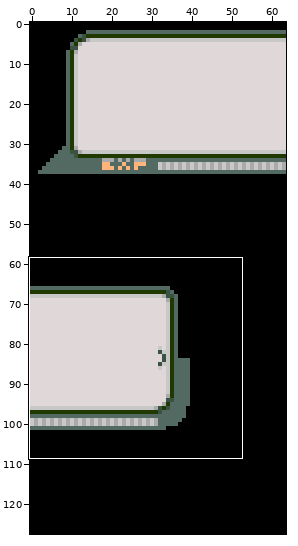
Sprite sheet, stored at graphics/battle_interface/healthbox_singles_player.png. The first picture is a wide view before the edit; the outline marks the close-up.
Close-up. Earlier state:
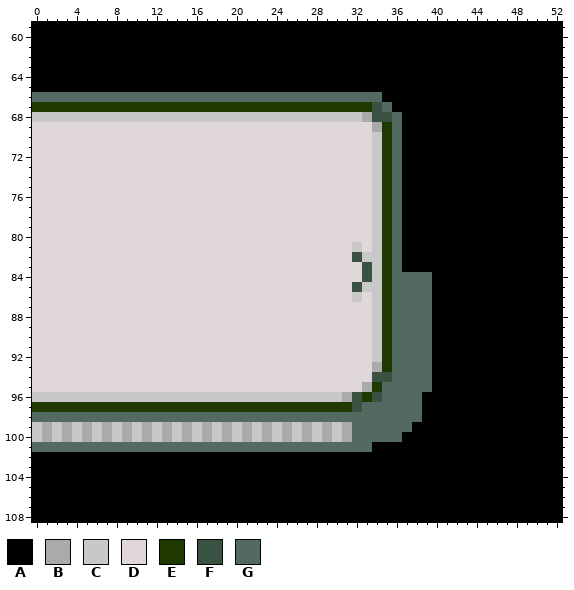
The file is 64x128 pixels. Shown: x 0..52, y 59..108. The commit also changed other parts of the picture, which this record leaves out.
Palette (. is transparent): A #000000  B #aaaaaa  C #c8c8c8  D #e0d8d8  E #203900  F #395241  G #526a62
Once edited:
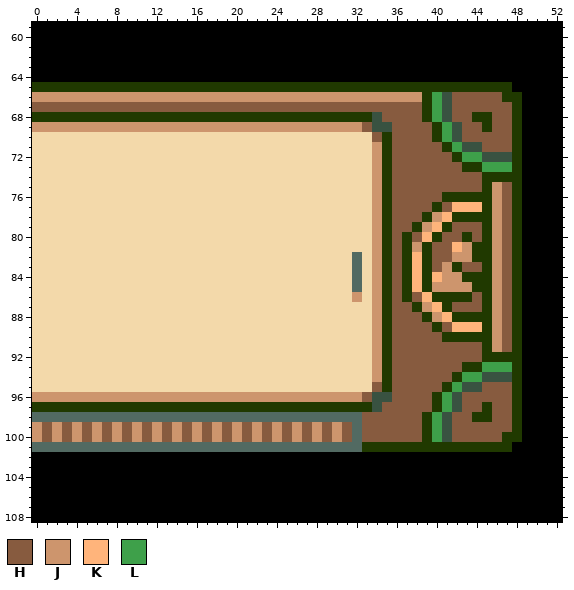
Colours new in this view: H #875b3f  J #cd956d  K #ffb47b  L #3ea04a
What changed:
colour D: #e0d8d8 -> #f3d9aa
Changed rows in their new state; - is a pixel that keeps its letter.
first column x 0:
 65 EEEEEEEEEEEEEEEEEEEEEEEEEEEEEEEEEEEEEEEEEEEEEEEE-
 66 JJJJJJJJJJJJJJJJJJJJJJJJJJJJJJJJJJJJJJJELFHHHHHEE
 67 HHHHHHHHHHHHHHHHHHHHHHHHHHHHHHHHHHHHHHHELFHHHHHHE
 68 EEEEEEEEEEEEEEEEEEEEEEEEEEEEEEEEEE-HHHHELFHHEEHHE
 69 JJJJJJJJJJJJJJJJJJJJJJJJJJJJJJJJJHFFHHHHELFHHEHHE
 70 ----------------------------------H-HHHHELFHHHHHE
 71 ----------------------------------J-HHHHHELFFHHHE
 72 ----------------------------------J-HHHHHHELLFFFE
 73 ----------------------------------J-HHHHHHHEELLLE
 74 ----------------------------------J-HHHHHHHHHEEEE
 75 ----------------------------------J-HHHHHHHHHEJHE
 76 ----------------------------------J-HHHHHEEEEEJHE
 77 ----------------------------------J-HHHHEHKKKEJHE
 78 ----------------------------------J-HHHEJKEEEEJHE
 79 ----------------------------------J-HHEJKEHHHEJHE
 80 ----------------------------------J-HEHKEHHEHEJHE
 81 --------------------------------D-J-HEJEHHKJEEJHE
 82 --------------------------------GDJ-HEKEHHJJEEJHE
 83 --------------------------------GDJ-HEKEHJEHHEJHE
 84 --------------------------------GDJ-HEKEKJJEEEJHE
 85 --------------------------------GDJ-HEKEJJJJEEJHE
 86 --------------------------------J-J-HEHKEEEEHEJHE
 87 ----------------------------------J-HHEJKEHHHEJHE
 88 ----------------------------------J-HHHEJKEEEEJHE
 89 ----------------------------------J-HHHHEHKKKEJHE
 90 ----------------------------------J-HHHHHEEEEEJHE
 91 ----------------------------------J-HHHHHHHHHEJHE
 92 ----------------------------------J-HHHHHHHHHEEEE
 93 ----------------------------------J-HHHHHHHEELLLE
 94 ----------------------------------JEHHHHHHELLFFFE
 95 ---------------------------------DHEHHHHHELFFHHHE
 96 JJJJJJJJJJJJJJJJJJJJJJJJJJJJJJJJJH-FHHHHELFHHHHHE
 97 --------------------------------EEFHHHHHELFHHEHHE
 98 ---------------------------------HHHHHHELFHHEEHHE
 99 JHJHJHJHJHJHJHJHJHJHJHJHJHJHJHJH-HHHHHHELFHHHHHHE
100 JHJHJHJHJHJHJHJHJHJHJHJHJHJHJHJH-HHHHHHELFHHHHHEE
101 ---------------------------------EEEEEEEEEEEEEEE-
